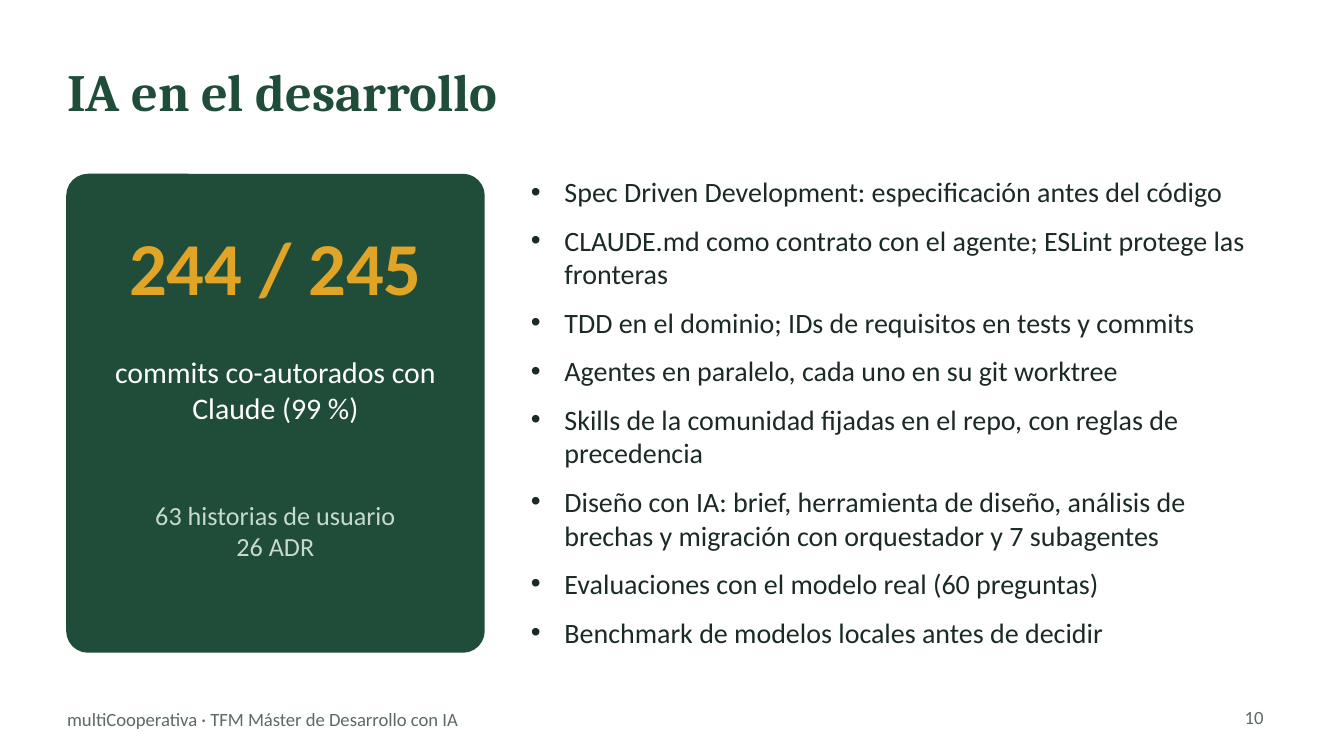
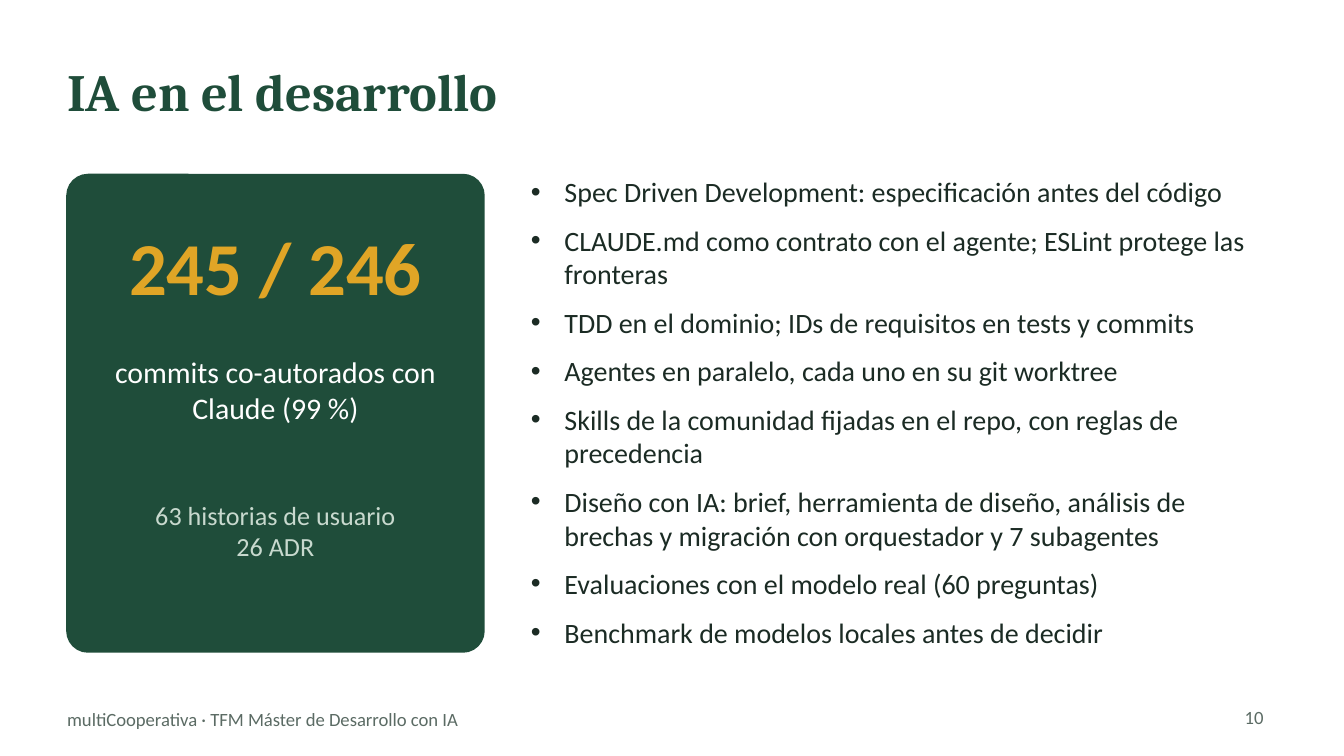
Before and after one commit to chaparro2001/multiCooperativa, a slide deck: slide 10 of docs/slides/multicooperativa-tfm.pptx. Drawn at 1344x756 pixels with LibreOffice and Linux fonts; fonts in the diff are those of the drawing. Boxes give left, top, right and bottom in pixels: in the first picture for what was removed or moved away, otherwise in the second. Text is boxed around its words. In the diff, an @@ line names an element or a change of style, - is before the commit and + after.

```diff
--- a/docs/slides/multicooperativa-tfm.pptx
+++ b/docs/slides/multicooperativa-tfm.pptx
@@ text at (129,244,421,296): text changed @@
-244 / 245
+245 / 246
```
Also in this commit, not shown: 1 other slide changed, 2 other files.
